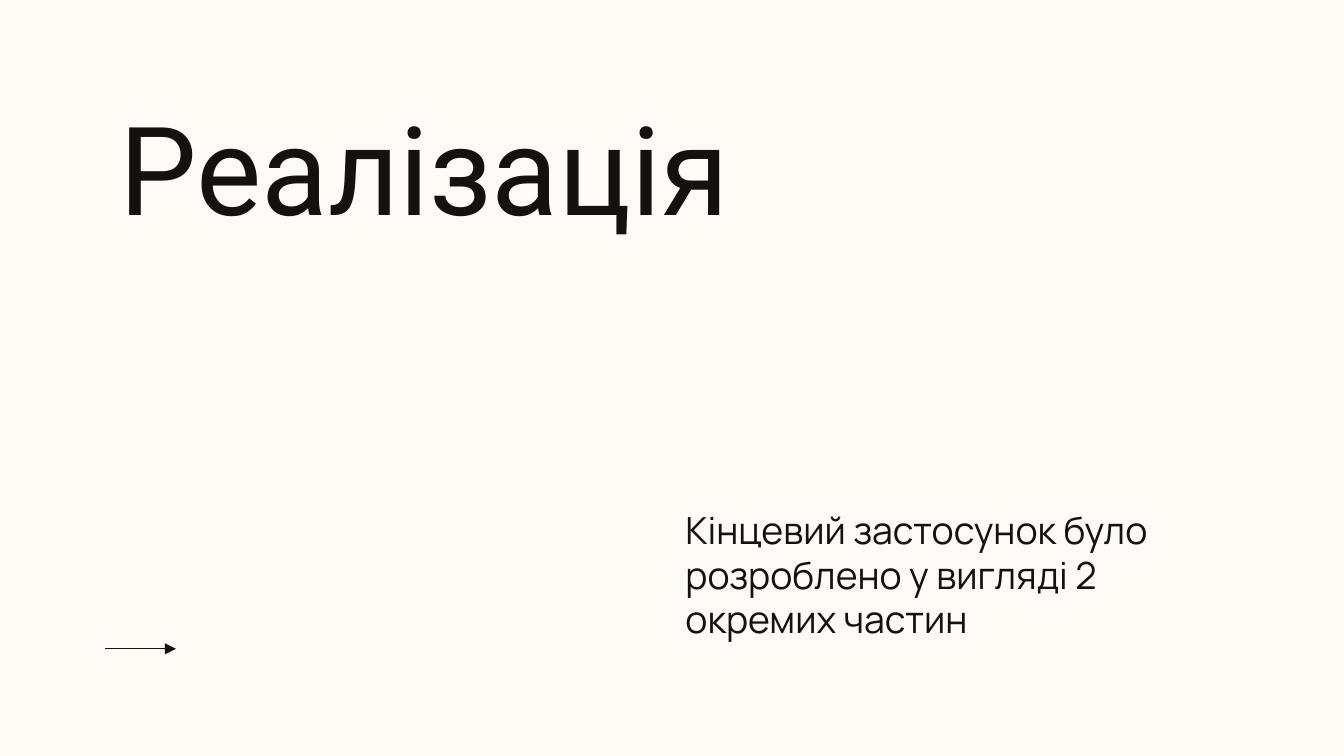
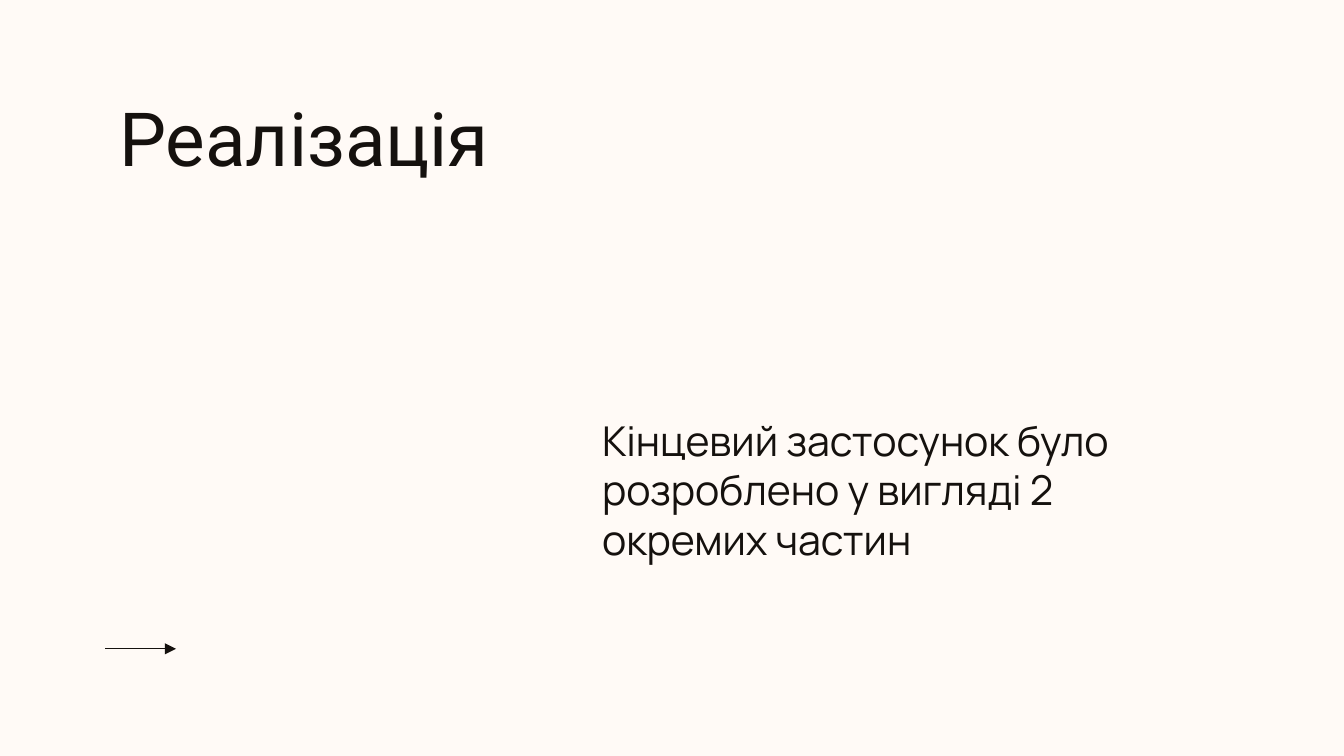
Before and after one commit to johnburitto/VMControlPanel, a slide deck: slide 8 of Презентація.pptx. Drawn at 1344x756 pixels with LibreOffice and Linux fonts; fonts in the diff are those of the drawing; background and template pictures are left out. Boxes give left, top, right and bottom in pixels: in the first picture for what was removed or moved away, otherwise in the second. Text is boxed around its words. In the diff, an @@ line names an element or a change of style, - is before the commit and + after.

```diff
--- a/Презентація.pptx
+++ b/Презентація.pptx
@@ title "Реалізація" at (119, 112, 489, 178): size 66 to 40 pt @@
@@ subtitle "Кінцевий застосунок було розроблено у ...": place and size @@
-subtitle "Кінцевий застосунок було розроблено у ..." at (685, 516, 1148, 642)
+subtitle "Кінцевий застосунок було розроблено у ..." at (602, 426, 1109, 565)
@@ subtitle "Кінцевий застосунок було розроблено у ..." at (602, 426, 1109, 565): size 20 to 22 pt @@
```
Also in this commit, not shown: 12 other slides changed, 3 slides added, 8 slides removed, 12 other files.
